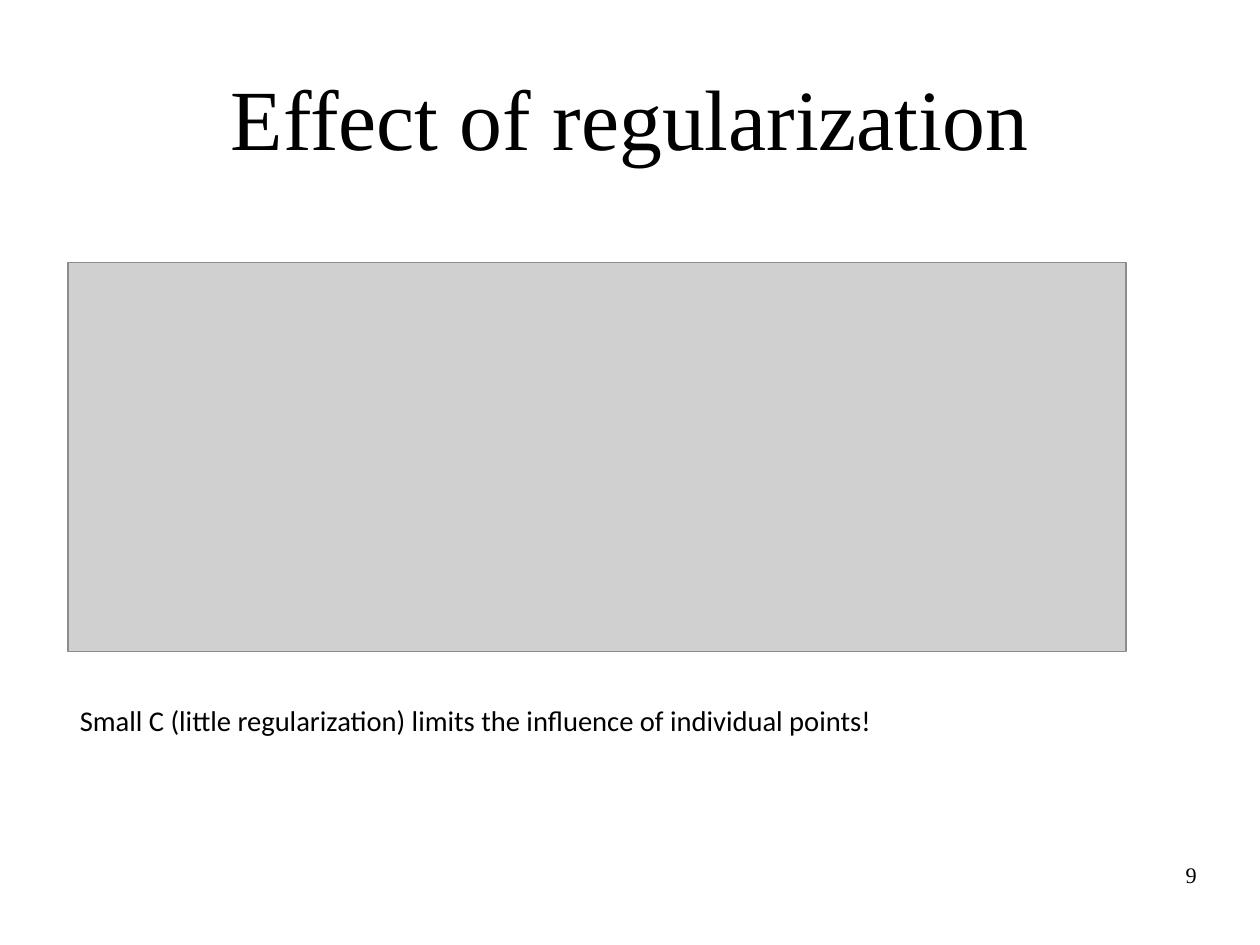
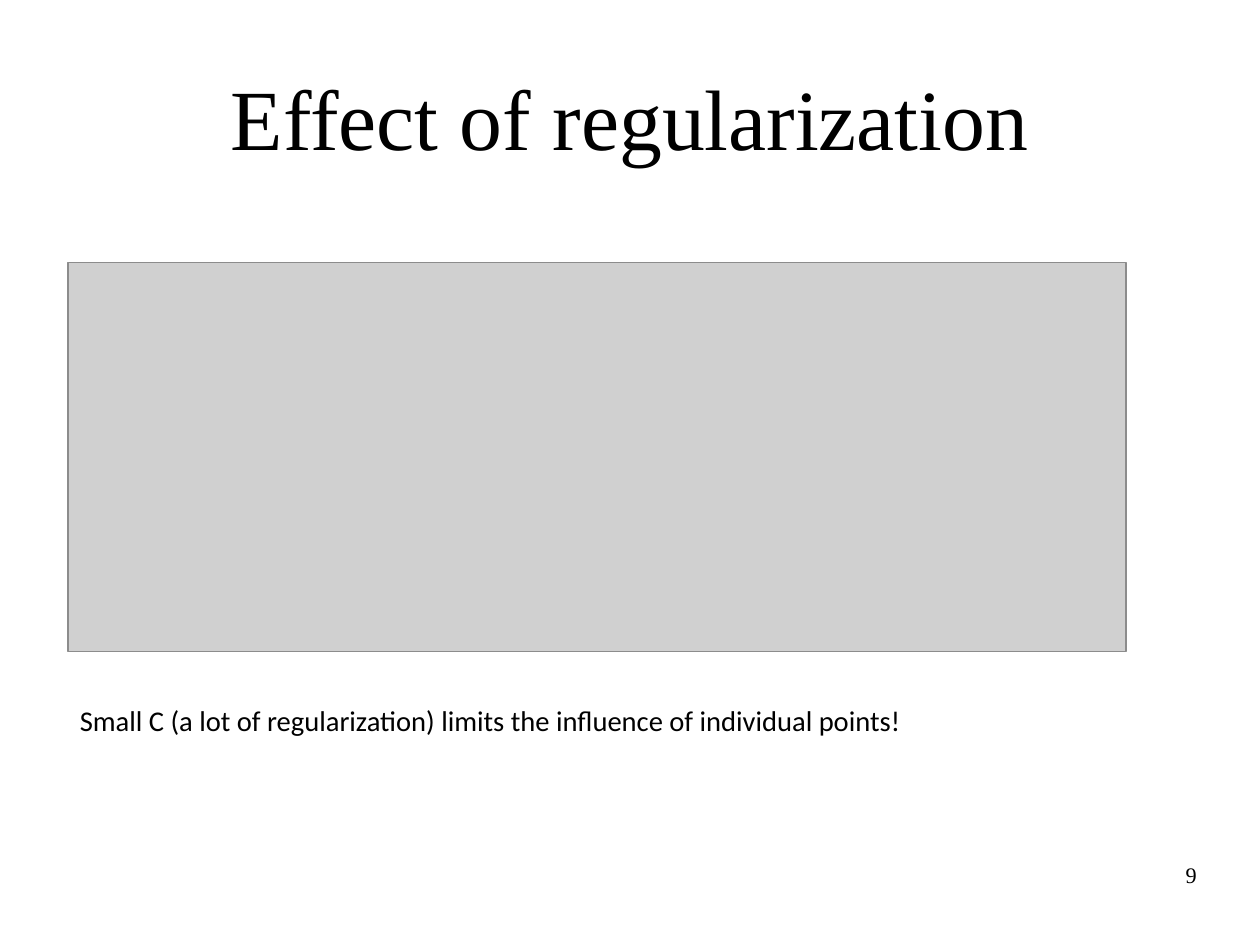
Before and after one commit to amueller/applied_ml_spring_2017, a slide deck: slide 9 of slides/aml-06-020617.odp. Drawn at 1260x945 pixels with LibreOffice and Linux fonts; fonts in the diff are those of the drawing; grey boxes stand for pictures. Boxes give left, top, right and bottom in pixels: in the first picture for what was removed or moved away, otherwise in the second. Text is boxed around its words. In the diff, an @@ line names an element or a change of style, - is before the commit and + after.

```diff
--- a/slides/aml-06-020617.odp
+++ b/slides/aml-06-020617.odp
@@ text at (x1=80, y1=710, x2=900, y2=736): text changed @@
-Small C (little regularization) limits the influence of individual points!
+Small C (a lot of regularization) limits the influence of individual points!
```
Also in this commit, not shown: 7 other slides changed, 3 other files.
